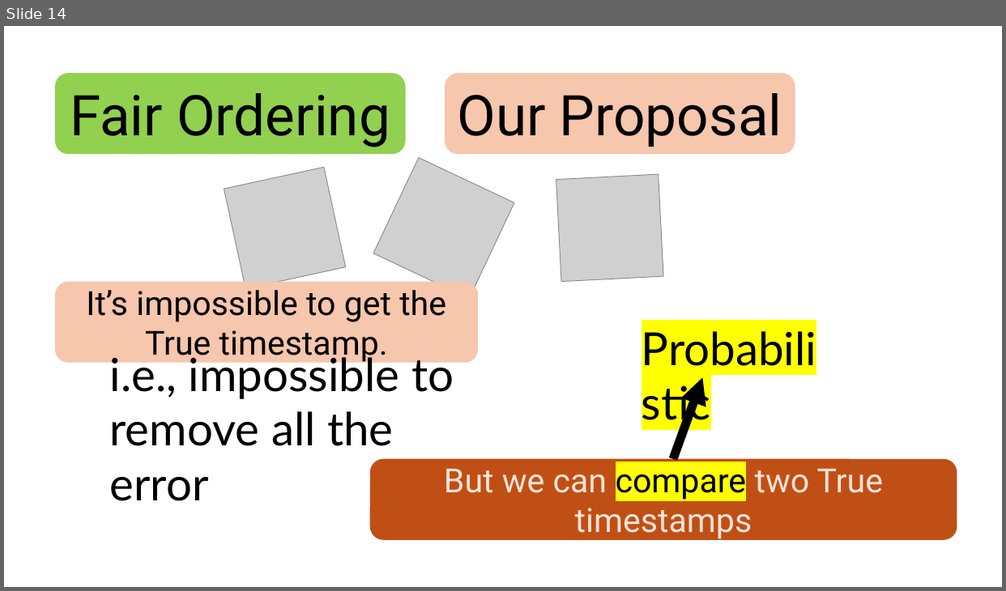
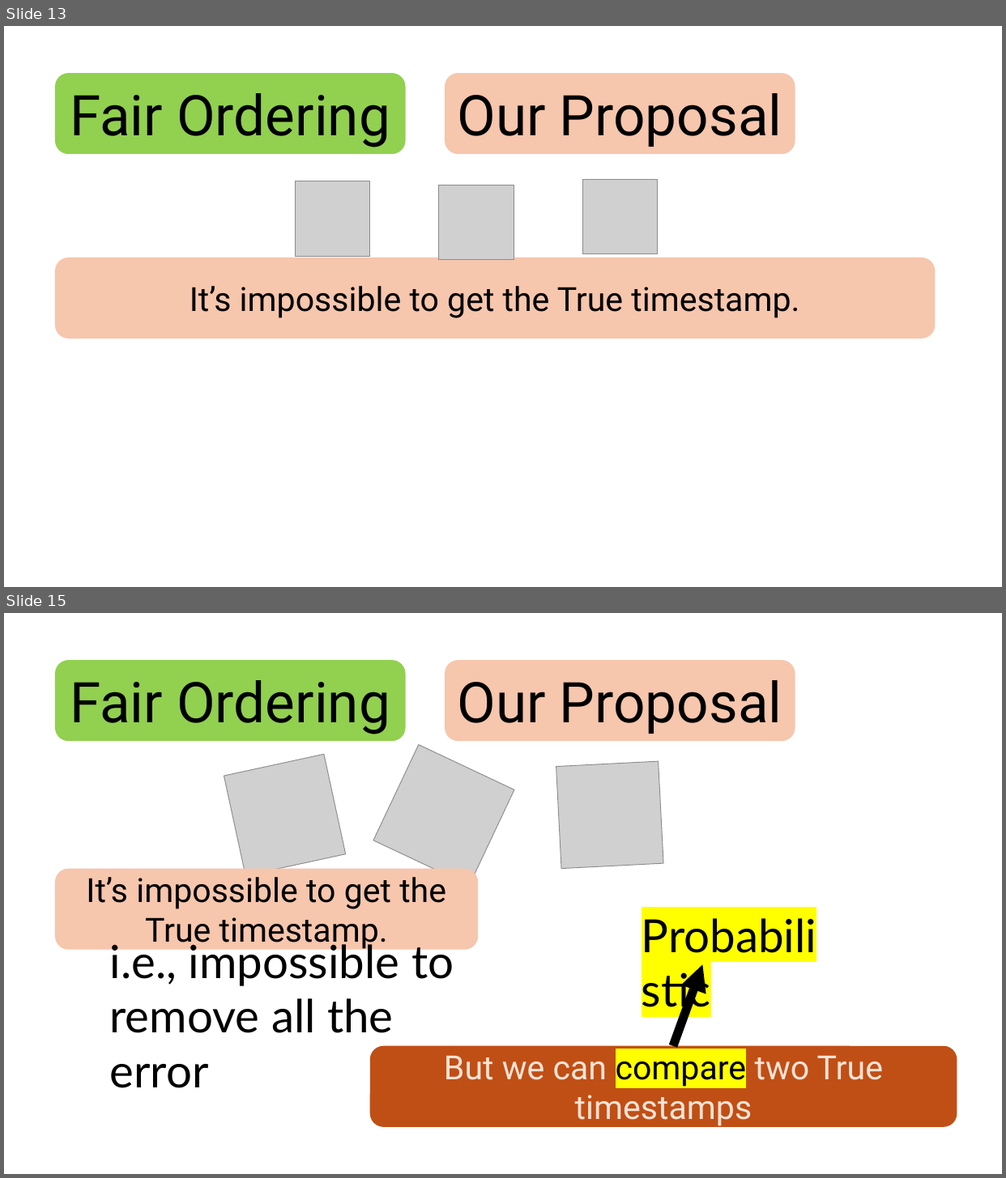
Before and after one commit to HaseebLUMS/Onyx-Presentation, a slide deck: tommy_hotnets_v2.pptx. Shown one above the other, each under a label of ours: slide 14 before the commit, slides 13 and 15 after it; the slides between them are not shown. The pictures are 1006x591 and 1006x1178 pixels, drawn with LibreOffice and Linux fonts; fonts in the diff are those of the drawing; grey boxes stand for pictures. Boxes give left, top, right and bottom in pixels: in the first picture for what was removed or moved away, otherwise in the second. Text is boxed around its words. In the diff, an @@ line names an element or a change of style, - is before the commit and + after.

```diff
--- a/tommy_hotnets_v2.pptx
+++ b/tommy_hotnets_v2.pptx
@@ slide 13 added at bbox=[4, 26, 1002, 587], background #FFFFFF @@
@@ rounded rectangle added at bbox=[55, 73, 405, 154], fill #92D050, 54 pt, text #000000 @@
+Fair Ordering
@@ rounded rectangle added at bbox=[445, 73, 795, 154], fill #F6C6AD, 54 pt, text #000000 @@
+Our Proposal
@@ picture added at bbox=[296, 182, 370, 257] @@
@@ picture added at bbox=[439, 186, 513, 260] @@
@@ picture added at bbox=[582, 179, 658, 254] @@
@@ rounded rectangle added at bbox=[55, 258, 936, 338], fill #F6C6AD, 32 pt, text #000000 @@
+It’s impossible to get the True timestamp.
@@ what was slide 14 is now slide 15 @@
```
Also in this commit, not shown: 11 slides changed.
